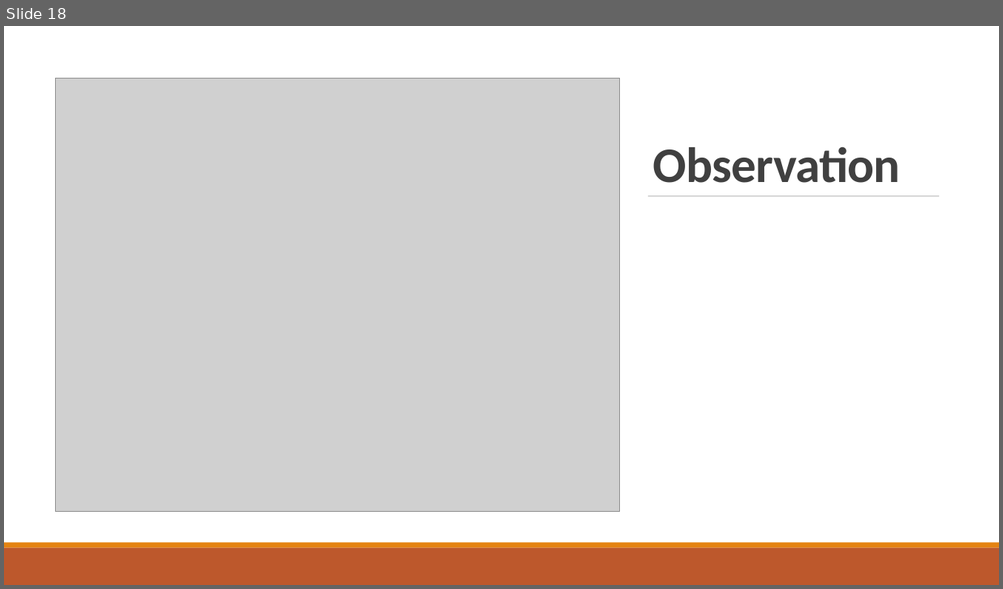
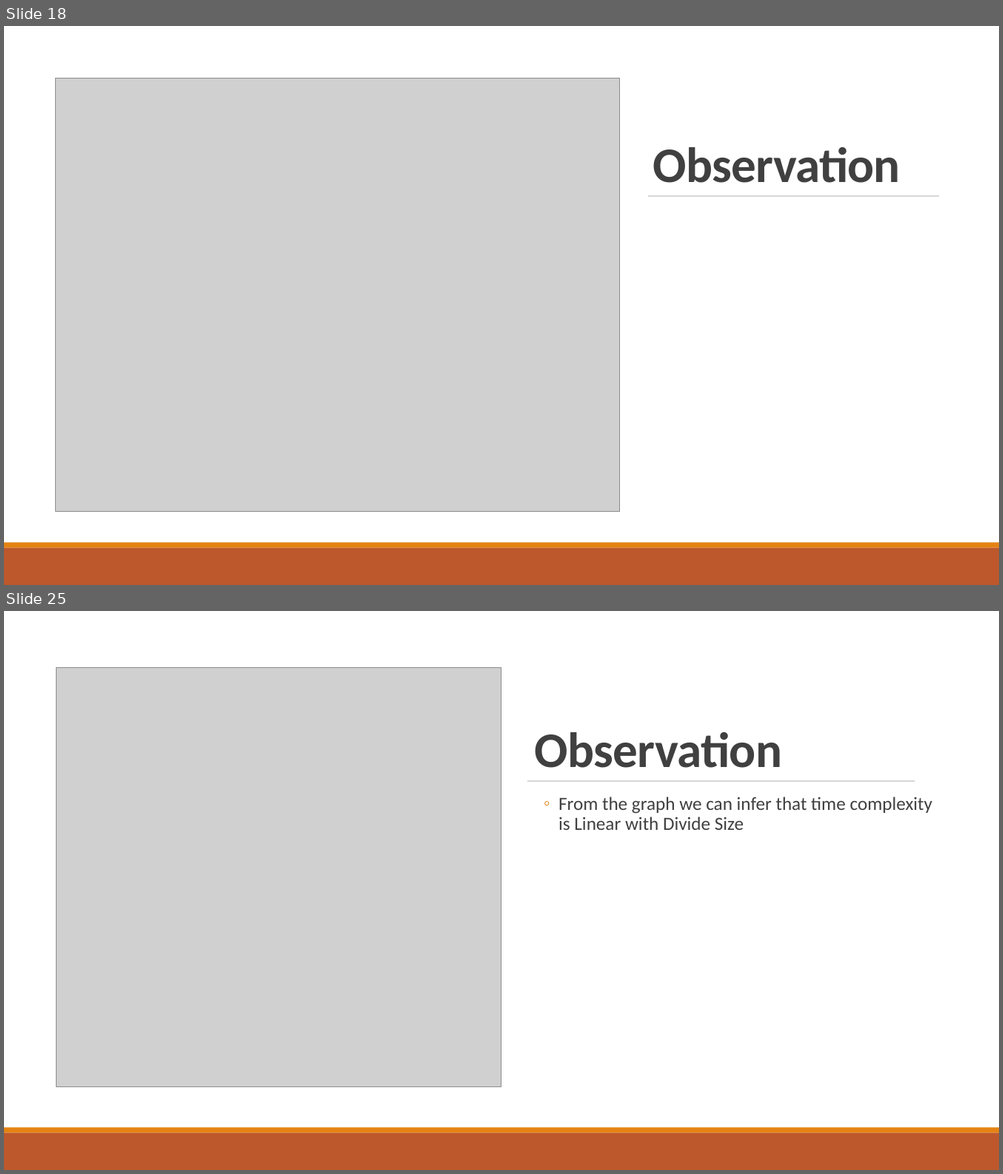
Before and after one commit to ayndp657/ALGORITHMLAB, a slide deck: Assignment 1/Assignment Presentation.pptx. Shown one above the other, each under a label of ours: slide 18 before the commit, slides 18 and 25 after it; the slides between them are not shown. The pictures are 1003x589 and 1003x1174 pixels, drawn with LibreOffice and Linux fonts; fonts in the diff are those of the drawing; grey boxes stand for pictures. Boxes give left, top, right and bottom in pixels: in the first picture for what was removed or moved away, otherwise in the second. Text is boxed around its words. In the diff, an @@ line names an element or a change of style, - is before the commit and + after.

```diff
--- a/Assignment 1/Assignment Presentation.pptx
+++ b/Assignment 1/Assignment Presentation.pptx
@@ slide 25 added at (4,611,999,1170), background #FFFFFF @@
@@ rectangle added at (4,611,999,1128), fill #FFFFFF @@
@@ picture added at (57,668,501,1087) @@
@@ title added at (535,732,782,768), 48 pt, text #404040, bold @@
+Observation
@@ line added from (527, 781) to (915, 781), #808080 0.5 pt @@
@@ text added at (558,797,932,830), 18 pt, text #404040 @@
+  ◦ From the graph we can infer that time complexity is Linear with Divide Size
@@ rectangle added at (4,1128,999,1133), fill #E48312 @@
@@ rectangle added at (4,1133,999,1170), fill #BD582C @@
```
Also in this commit, not shown: 2 slides changed, 10 other slides added.
